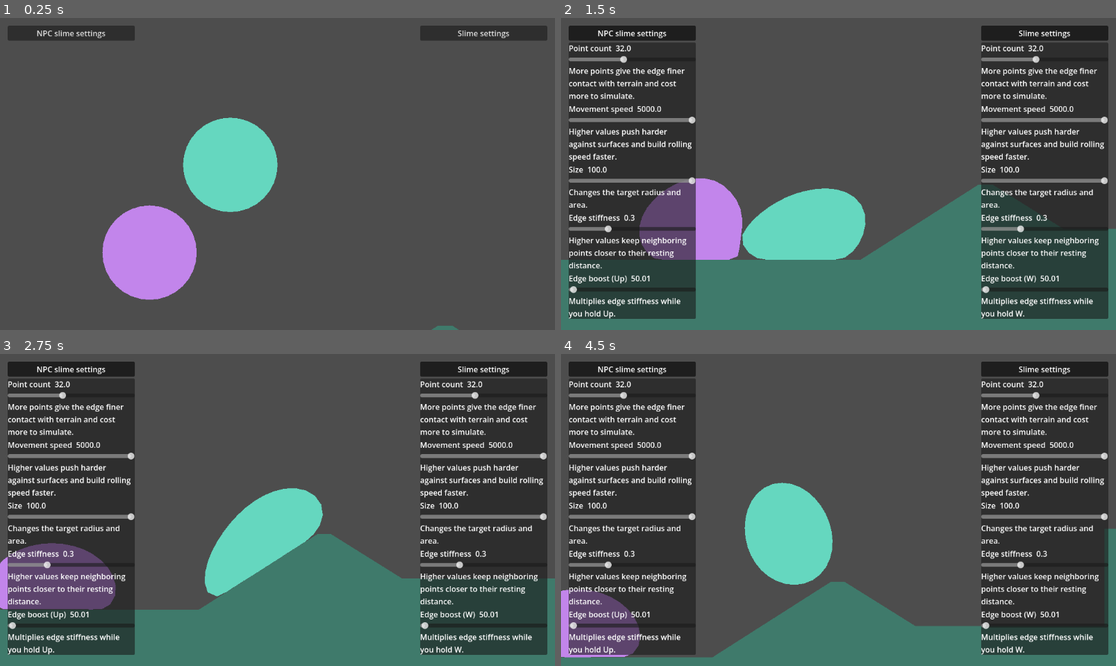
Above: before the commit, frames 1-4 (two rows, left to right).
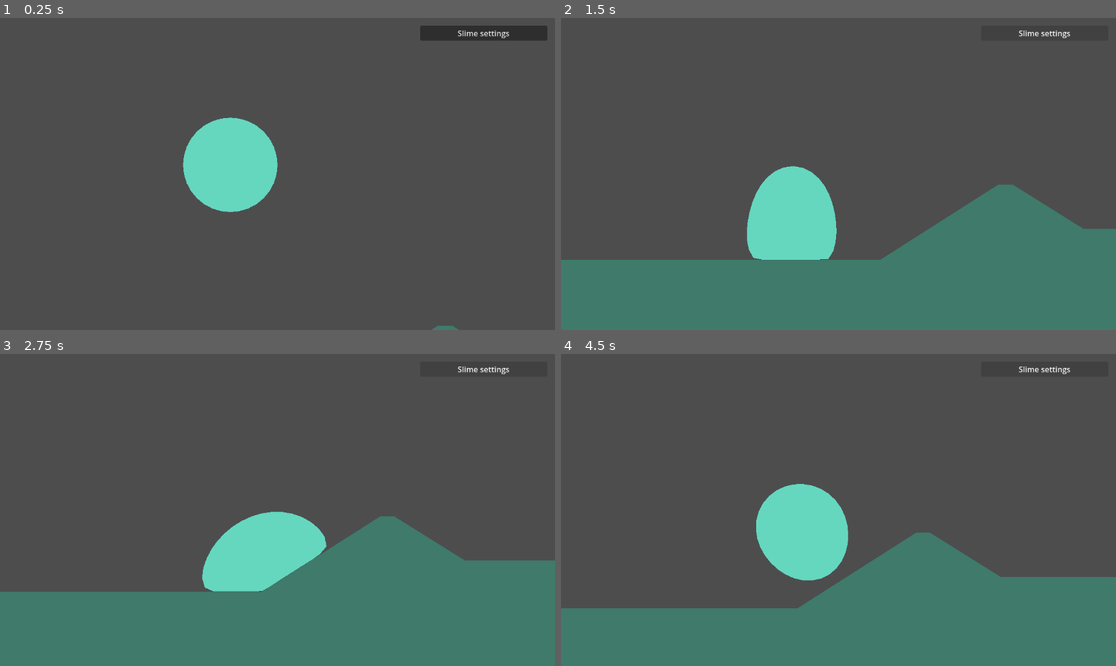
Above: after the commit, the same moments.

Repository: Argonbart/Slimebiosis
Game: Godot game, scene res://test_level/test_level.tscn
Same seed, same stepped clock (60 frames per second), same inputs: the game is played once before the commit and once after it.
Inputs:
- Up to frame 1 (0.25 s): no input
- Up to frame 2 (1.5 s): click "Slime settings" at 0.5 s; click "NPC slime settings" (after the commit: "Slime settings") at 1.25 s
- Up to frame 3 (2.75 s): hold D from 2.03 s (still down)
- Up to frame 4 (4.5 s): release D at 2.78 s; hold A 2.78-3.53 s; hold D 3.53-4.28 s; hold W from 4.28 s (still down)

The runs differ from the first frame. In frame 1, 5.1% of the frame differs, in the area x 1-36%, y 2-91%; in frame 2, 46%; in frame 3, 46%; in frame 4, 50%, in the area x 0-100%, y 2-98%.

Commit message:
Fix

Diff:
--- a/Slimebiosis/slime/slime.gd
+++ b/Slimebiosis/slime/slime.gd
@@ -11,9 +11,6 @@
 
 @export_category("Settings")
 @export var body_color: Color = Color("#65d7bf")
-@export var move_left_key: Key = KEY_A
-@export var move_right_key: Key = KEY_D
-@export var edge_boost_key: Key = KEY_W
 
 @export_category("Data")
 @export_range(8, 64) var point_count: int = 32:
@@ -31,10 +28,12 @@
 		radius = value
 		_rest_edge *= ratio
 		_rest_area *= ratio * ratio
-@export_range(0.0, 1.0) var edge_strength: float = 0.3
+@export_range(0.0, 1.0) var edge_strength: float = 0.5
 @export_range(0.01, 5000.0) var edge_boost_multiplier: float = 50.0
 @export_flags_2d_physics var terrain_mask: int = 1
 
+var _move_direction: float = 0.0
+var _boosting: bool = false
 var _excluded_bodies: Array[RID] = []
 var _points: PackedVector2Array = PackedVector2Array()
 var _previous: PackedVector2Array = PackedVector2Array()
@@ -64,12 +63,13 @@
 
 func _physics_process(delta: float) -> void:
 	_update_collision_exclusions()
-	var direction: float = float(Input.is_physical_key_pressed(move_right_key)) - float(Input.is_physical_key_pressed(move_left_key))
-	_apply_contact_drive(direction, delta)
+
+	_apply_contact_drive(_move_direction, delta)
 	_sweep_starts = _points.duplicate()
 	_integrate(delta)
 	var strength: float = edge_strength
-	if Input.is_physical_key_pressed(edge_boost_key):
+	var boosting: bool = _boosting
+	if boosting:
 		strength *= edge_boost_multiplier
 	var edge_passes: int = maxi(1, ceili(strength))
 	_solve_terrain()
@@ -204,6 +204,21 @@
 	for index: int in point_count:
 		var correction: Vector2 = gradients[index] * pressure
 		_points[index] += correction
+
+
+func _restore_roundness(strength: float) -> void:
+	var center: Vector2 = get_center()
+	var alignment: Vector2 = Vector2.ZERO
+	for index: int in point_count:
+		var rest: Vector2 = Vector2.from_angle(TAU * index / point_count)
+		var offset: Vector2 = _points[index] - center
+		alignment += Vector2(rest.dot(offset), rest.cross(offset))
+
+	var angle: float = alignment.angle()
+	var correction: float = 0.65 * strength / (1.0 + strength)
+	for index: int in point_count:
+		var target: Vector2 = center + Vector2.from_angle(angle + TAU * index / point_count) * radius
+		_points[index] = _points[index].lerp(target, correction)
 
 
 func _solve_edges(strength: float) -> void:
@@ -315,6 +330,11 @@
 # -------------------------------- EXTERNAL FUNCTIONS ----------------------------------------
 
 
+func set_controls(direction: float, boosting: bool) -> void:
+	_move_direction = direction
+	_boosting = boosting
+
+
 func get_center() -> Vector2:
 	var center: Vector2 = Vector2.ZERO
 	for point: Vector2 in _points:
--- /dev/null
+++ b/Slimebiosis/slime/slime_controller.gd
@@ -0,0 +1,26 @@
+class_name SlimeController
+extends Node
+## Forwards configurable movement and stiffness input to a slime.
+
+
+@export_category("Components")
+@export var slime: VerletSlime = null
+
+@export_category("Settings")
+@export var move_left_key: Key = KEY_A
+@export var move_right_key: Key = KEY_D
+@export var boost_key: Key = KEY_W
+
+
+# -------------------------------- GODOT FUNCTIONS ----------------------------------------
+
+
+func _physics_process(_delta: float) -> void:
+	var left: bool = Input.is_physical_key_pressed(move_left_key)
+	var right: bool = Input.is_physical_key_pressed(move_right_key)
+	slime.set_controls(float(right) - float(left), Input.is_physical_key_pressed(boost_key))
+
+
+func _exit_tree() -> void:
+	if is_instance_valid(slime):
+		slime.set_controls(0.0, false)
--- a/Slimebiosis/slime_npc/slime_npc.tscn
+++ /dev/null
@@ -1,9 +0,0 @@
-[gd_scene format=3]
-
-[ext_resource type="PackedScene" path="res://slime/slime.tscn" id="1"]
-
-[node name="SlimeNPC" instance=ExtResource("1")]
-move_left_key = 4194319
-move_right_key = 4194321
-edge_boost_key = 4194320
-body_color = Color(0.76, 0.52, 0.92, 1)
--- a/Slimebiosis/test_level/test_level.gd
+++ b/Slimebiosis/test_level/test_level.gd
@@ -7,7 +7,6 @@
 @export_category("Components")
 @export var camera: Camera2D = null
 @export var slime: VerletSlime = null
-@export var npc_slime: VerletSlime = null
 
 @export_category("Settings")
 @export var camera_min_x: float = 380.0
@@ -20,9 +19,7 @@
 
 
 func _ready() -> void:
-	_build_debug_menu(slime, "Slime settings", false)
-	if npc_slime != null:
-		_build_debug_menu(npc_slime, "NPC slime settings", true)
+	_build_debug_menu()
 
 
 func _physics_process(_delta: float) -> void:
@@ -33,7 +30,7 @@
 # -------------------------------- LOCAL FUNCTIONS ----------------------------------------
 
 
-func _build_debug_menu(target: VerletSlime, title: String, is_npc: bool) -> void:
+func _build_debug_menu() -> void:
 	var layer: CanvasLayer = CanvasLayer.new()
 	add_child(layer)
 	var column: VBoxContainer = VBoxContainer.new()
@@ -42,14 +39,9 @@
 	column.offset_left = -280.0
 	column.offset_right = -16.0
 	column.offset_top = 16.0
-	if is_npc:
-		column.set_anchors_and_offsets_preset(Control.PRESET_TOP_LEFT)
-		column.offset_left = 16.0
-		column.offset_right = 280.0
-		column.offset_top = 16.0
 
 	var toggle: Button = Button.new()
-	toggle.text = title
+	toggle.text = "Slime settings"
 	toggle.toggle_mode = true
 	column.add_child(toggle)
 
@@ -60,15 +52,14 @@
 
 	var rows: VBoxContainer = VBoxContainer.new()
 	panel.add_child(rows)
-	_add_slider(rows, target, "Point count", "point_count", 8.0, 64.0, 1.0, "More points give the edge finer contact with terrain and cost more to simulate.")
-	_add_slider(rows, target, "Movement speed", "drive_acceleration", 0.0, 5000.0, 50.0, "Higher values push harder against surfaces and build rolling speed faster.")
-	_add_slider(rows, target, "Size", "radius", 12.0, 100.0, 1.0, "Changes the target radius and area.")
-	_add_slider(rows, target, "Edge stiffness", "edge_strength", 0.0, 1.0, 0.01, "Higher values keep neighboring points closer to their resting distance.")
-	var boost_key: String = "Up" if is_npc else "W"
-	_add_slider(rows, target, "Edge boost (%s)" % boost_key, "edge_boost_multiplier", 0.01, 5000.0, 0.1, "Multiplies edge stiffness while you hold %s." % boost_key)
+	_add_slider(rows, "Point count", "point_count", 8.0, 64.0, 1.0, "More points give the edge finer contact with terrain and cost more to simulate.")
+	_add_slider(rows, "Movement speed", "drive_acceleration", 0.0, 5000.0, 50.0, "Higher values push harder against surfaces and build rolling speed faster.")
+	_add_slider(rows, "Size", "radius", 12.0, 100.0, 1.0, "Changes the target radius and area.")
+	_add_slider(rows, "Edge stiffness", "edge_strength", 0.0, 1.0, 0.01, "Higher values keep neighboring points closer to their resting distance.")
+	_add_slider(rows, "Edge boost (W)", "edge_boost_multiplier", 0.01, 50.0, 0.1, "Multiplies edge stiffness while you hold W.")
 
 
-func _add_slider(rows: VBoxContainer, target: VerletSlime, caption: String, property: StringName, minimum: float, maximum: float, step: float, help: String) -> void:
+func _add_slider(rows: VBoxContainer, caption: String, property: StringName, minimum: float, maximum: float, step: float, help: String) -> void:
 	var label: Label = Label.new()
 	rows.add_child(label)
 
@@ -76,11 +67,11 @@
 	slider.min_value = minimum
 	slider.max_value = maximum
 	slider.step = step
-	slider.value = target.get(property)
+	slider.value = slime.get(property)
 	slider.focus_mode = Control.FOCUS_NONE
 	rows.add_child(slider)
 	label.text = "%s  %s" % [caption, slider.value]
-	slider.value_changed.connect(_update_setting.bind(target, property, caption, label))
+	slider.value_changed.connect(_update_setting.bind(property, caption, label))
 
 	var description: Label = Label.new()
 	description.text = help
@@ -89,9 +80,9 @@
 	rows.add_child(description)
 
 
-func _update_setting(value: float, target: VerletSlime, property: StringName, caption: String, label: Label) -> void:
+func _update_setting(value: float, property: StringName, caption: String, label: Label) -> void:
 	if property == &"point_count":
-		target.point_count = int(value)
+		slime.point_count = int(value)
 	else:
-		target.set(property, value)
+		slime.set(property, value)
 	label.text = "%s  %s" % [caption, value]
--- a/Slimebiosis/test_level/test_level.tscn
+++ b/Slimebiosis/test_level/test_level.tscn
@@ -2,13 +2,12 @@
 
 [ext_resource type="Script" uid="uid://mcijm5qjy2e" path="res://test_level/test_level.gd" id="1_866p8"]
 [ext_resource type="PackedScene" uid="uid://dpk4hswvugagd" path="res://slime/slime.tscn" id="2_o12yy"]
-[ext_resource type="PackedScene" path="res://slime_npc/slime_npc.tscn" id="3_5dngq"]
+[ext_resource type="Script" uid="uid://diemkkhvd4gb" path="res://slime/slime_controller.gd" id="3_controller"]
 
-[node name="TestLevel" type="Node2D" unique_id=461453500 node_paths=PackedStringArray("camera", "slime", "npc_slime")]
+[node name="TestLevel" type="Node2D" unique_id=461453500 node_paths=PackedStringArray("camera", "slime")]
 script = ExtResource("1_866p8")
 camera = NodePath("VerletSlime/Camera")
 slime = NodePath("VerletSlime")
-npc_slime = NodePath("SlimeNPC")
 camera_min_x = 100.0
 camera_max_x = 5100.0
 follow_elevation = true
@@ -29,5 +28,7 @@
 zoom = Vector2(0.98, 0.98)
 position_smoothing_enabled = true
 
-[node name="SlimeNPC" parent="." unique_id=1958675254 instance=ExtResource("3_5dngq")]
-position = Vector2(-171, 186)
+[node name="WASDController" type="Node" parent="VerletSlime" unique_id=642132042 node_paths=PackedStringArray("slime")]
+process_physics_priority = -1
+script = ExtResource("3_controller")
+slime = NodePath("..")
Not shown, added: Slimebiosis/slime/slime_controller.gd.uid
